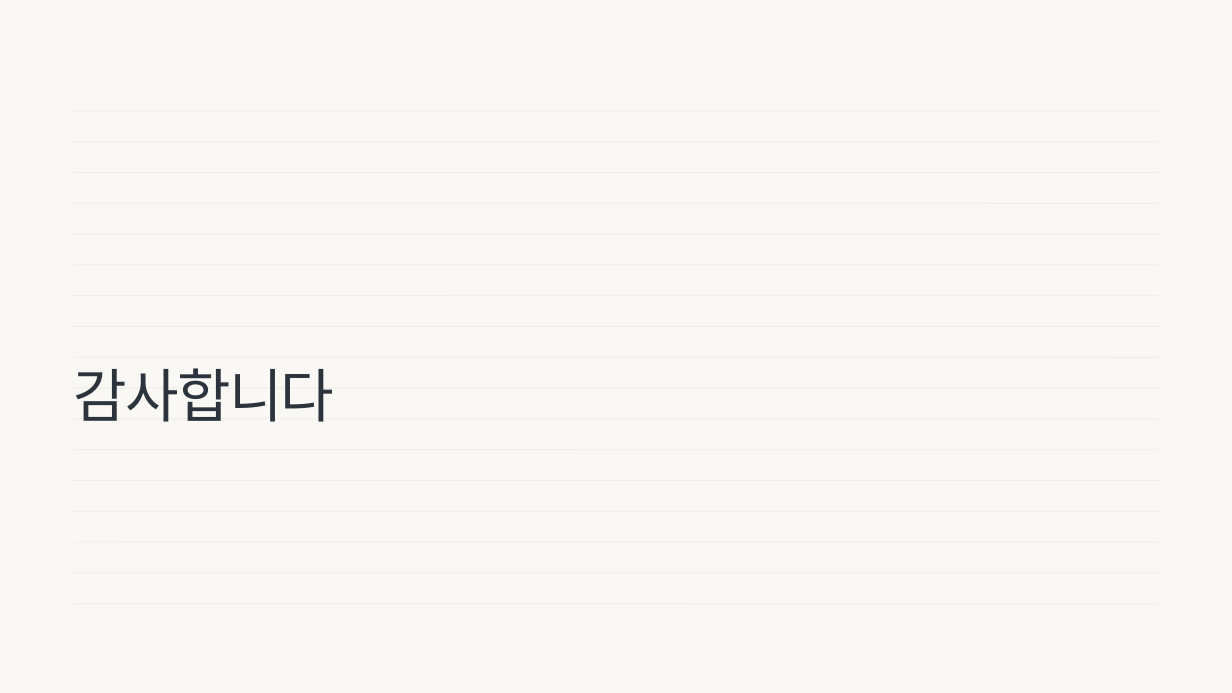
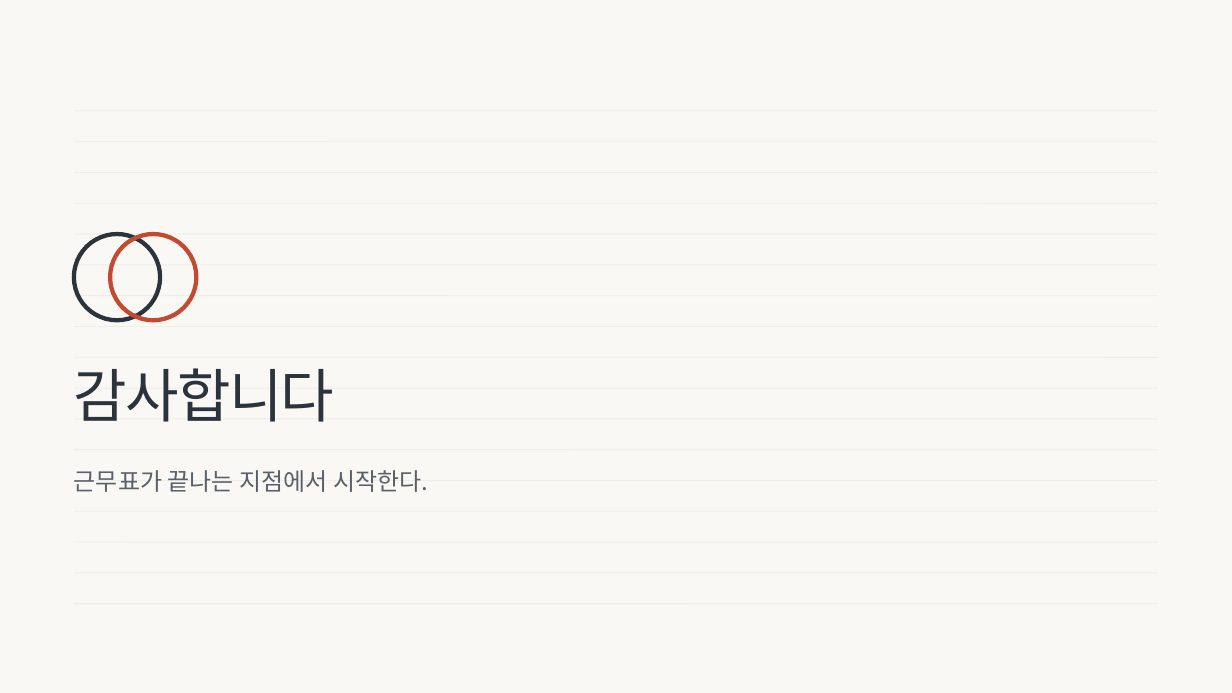
Before and after one commit to wodnjs2020136144/skala-webservice-mini, a slide deck: slide 26 of deliverables/10반_황재원_너와나의인계고리-발표용.pptx. Drawn at 1232x693 pixels with LibreOffice and Linux fonts; fonts in the diff are those of the drawing. Boxes give left, top, right and bottom in pixels: in the first picture for what was removed or moved away, otherwise in the second. Text is boxed around its words. In the diff, an @@ line names an element or a change of style, - is before the commit and + after.

```diff
--- a/deliverables/10반_황재원_너와나의인계고리-발표용.pptx
+++ b/deliverables/10반_황재원_너와나의인계고리-발표용.pptx
@@ ellipse added at (74, 234, 160, 320), outline #2B333C 2.5 pt @@
@@ ellipse added at (110, 234, 196, 320), outline #C24A31 2.5 pt @@
@@ text added at (74, 470, 428, 492), 14 pt, text #5A6069 @@
+근무표가 끝나는 지점에서 시작한다.
```
Also in this commit, not shown: 7 other slides changed.
